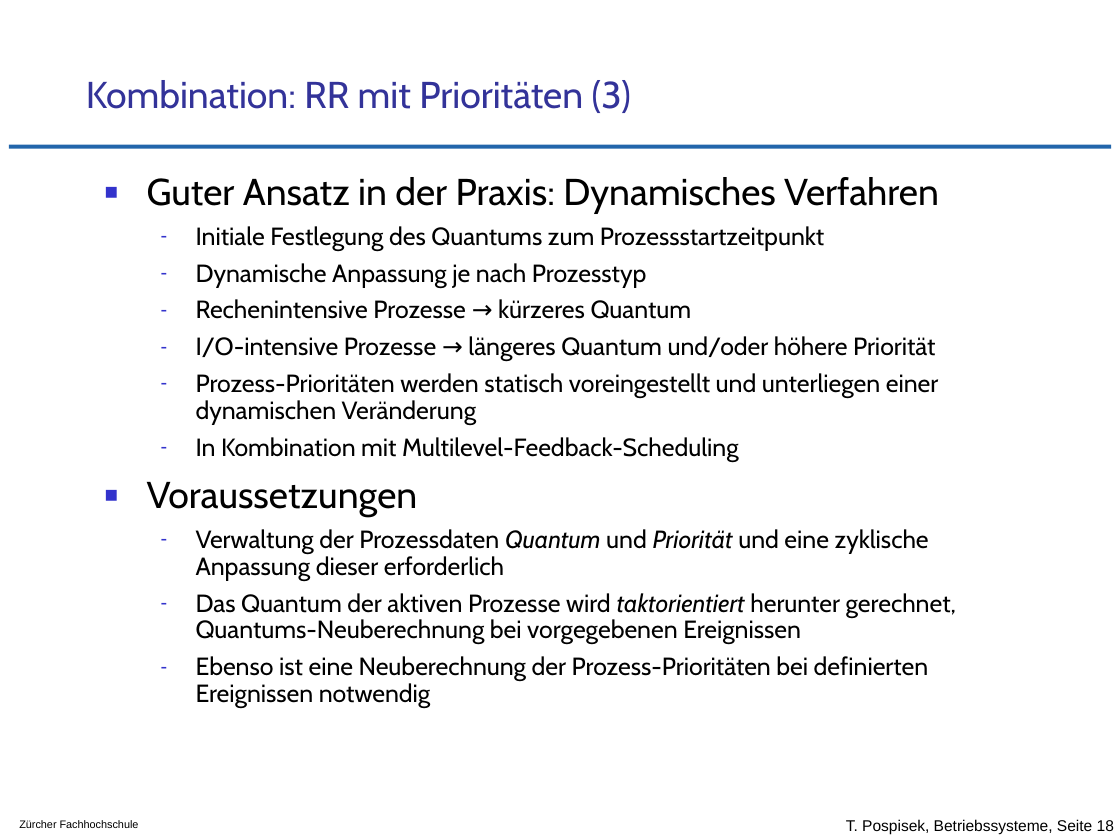
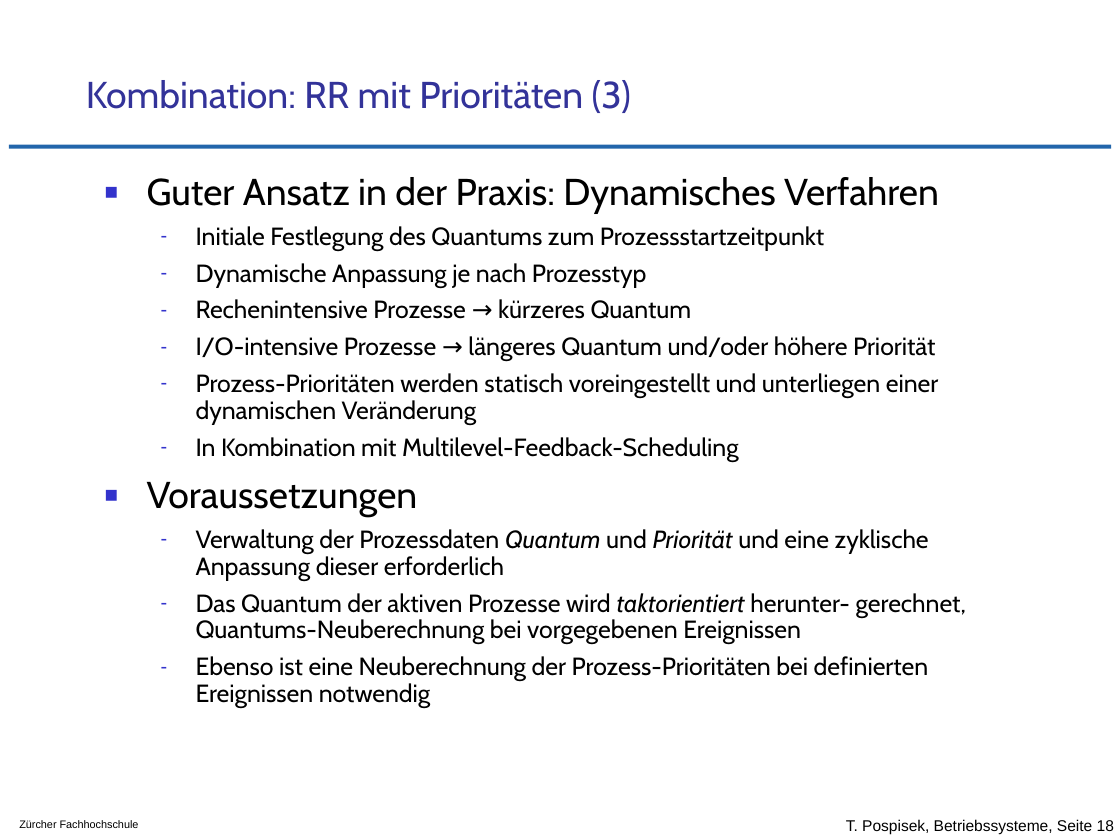
Before and after one commit to tpo/betriebssysteme, a slide deck: slide 18 of 05-3_CPU_Scheduling_Grundkonzepte.odp. Drawn at 1120x840 pixels with LibreOffice and Linux fonts; fonts in the diff are those of the drawing; background and template pictures are left out. Boxes give left, top, right and bottom in pixels: in the first picture for what was removed or moved away, otherwise in the second. Text is boxed around its words. In the diff, an @@ line names an element or a change of style, - is before the commit and + after.

```diff
--- a/05-3_CPU_Scheduling_Grundkonzepte.odp
+++ b/05-3_CPU_Scheduling_Grundkonzepte.odp
@@ text at (196, 593, 966, 644): text changed @@
-  – Das Quantum der aktiven Prozesse wird taktorientiert herunter gerechnet, Quantums-Neuberechnung bei vorgegebenen Ereignissen
+  – Das Quantum der aktiven Prozesse wird taktorientiert herunter- gerechnet, Quantums-Neuberechnung bei vorgegebenen Ereignissen
```
Also in this commit, not shown: 5 other slides changed, 1 other file.
